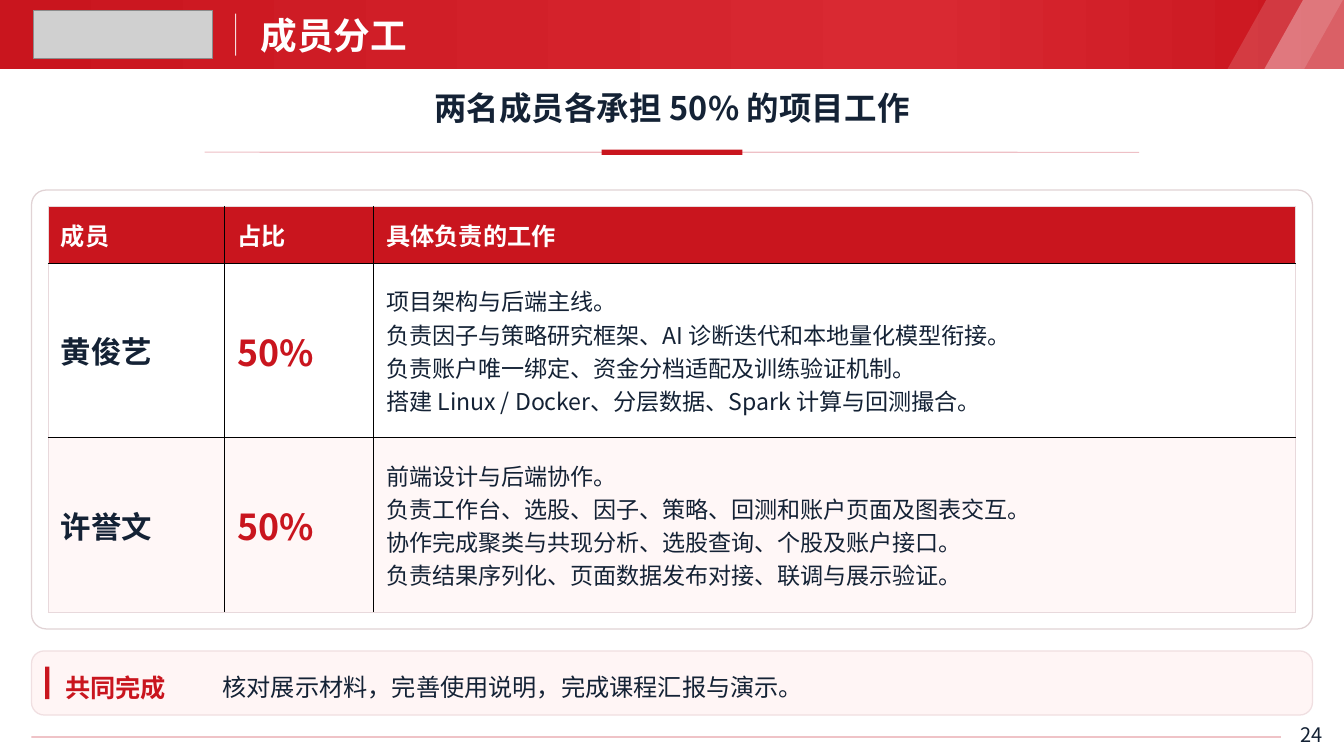
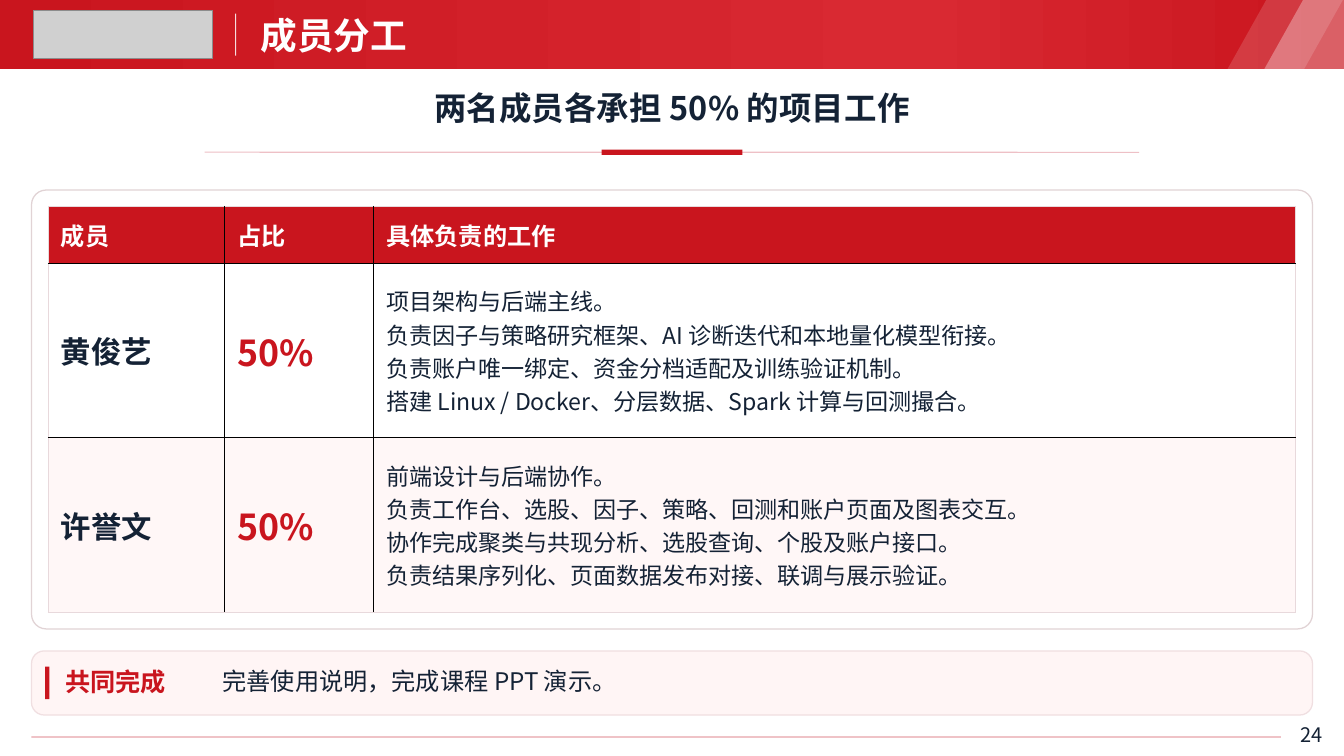
Before and after one commit to accelerator-s/QuantLens, a slide deck: slide 24 of 项目介绍.pptx. Drawn at 1344x756 pixels with LibreOffice and Linux fonts; fonts in the diff are those of the drawing; grey boxes stand for pictures; background and template pictures are left out. Boxes give left, top, right and bottom in pixels: in the first picture for what was removed or moved away, otherwise in the second. Text is boxed around its words. In the diff, an @@ line names an element or a change of style, - is before the commit and + after.

```diff
--- a/项目介绍.pptx
+++ b/项目介绍.pptx
@@ text "共同完成": place and size @@
-text "共同完成" at (65,675,166,700)
+text "共同完成" at (65,669,166,694)
@@ text at (223,669,617,693): text changed @@
-核对展示材料，完善使用说明，完成课程汇报与演示。
+完善使用说明，完成课程 PPT 演示。
```
Also in this commit, not shown: 2 other slides changed, 1 other file.
